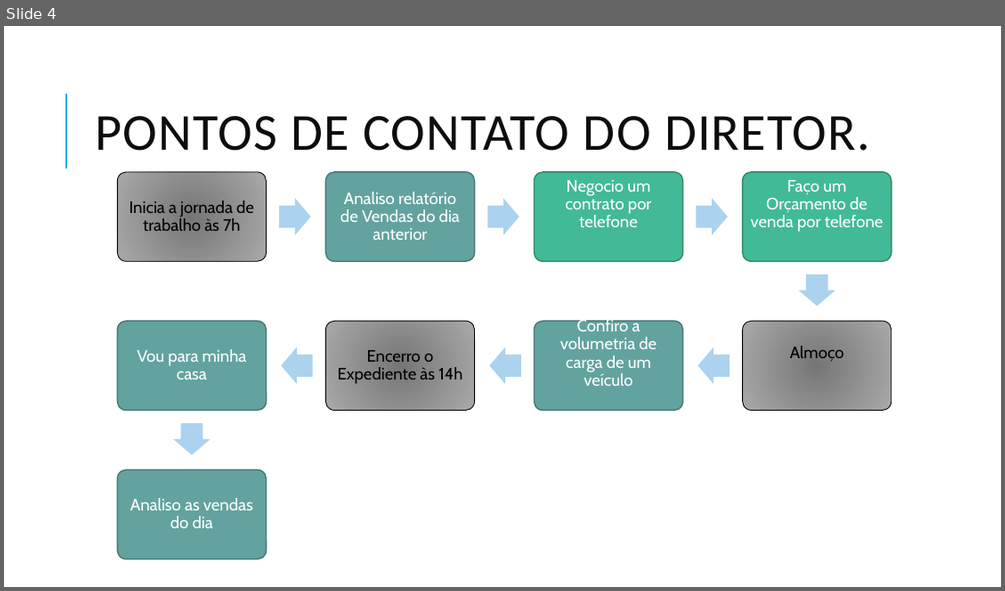
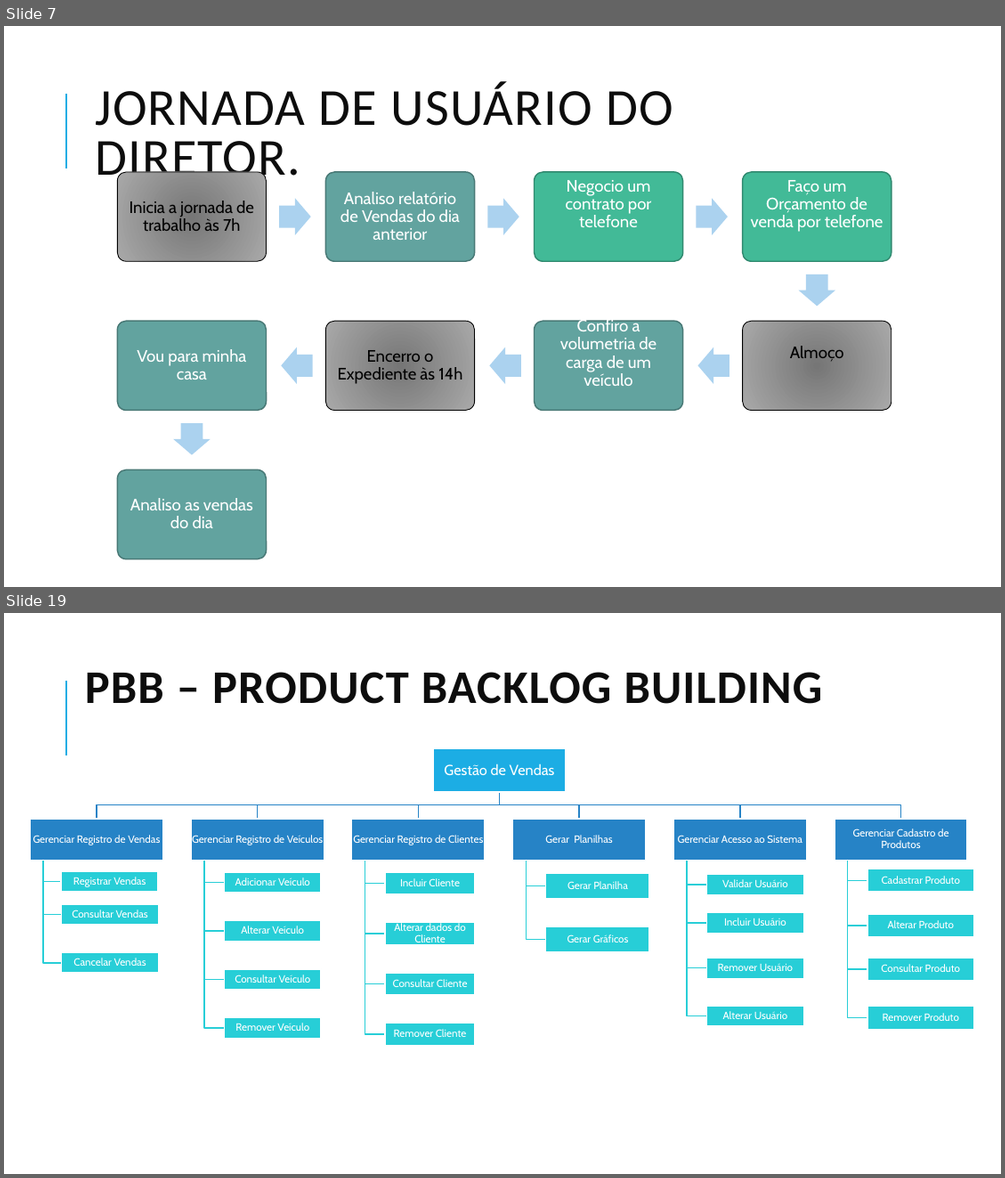
Before and after one commit to allancac/TCC_Desenvolvimento_Web_Full_Stack_2021, a slide deck: PBB – Product Baklog Building.pptx. Shown one above the other, each under a label of ours: slide 4 before the commit, slides 7 and 19 after it; the slides between them are not shown. The pictures are 1005x591 and 1005x1178 pixels, drawn with LibreOffice and Linux fonts; fonts in the diff are those of the drawing. Boxes give left, top, right and bottom in pixels: in the first picture for what was removed or moved away, otherwise in the second. Text is boxed around its words. In the diff, an @@ line names an element or a change of style, - is before the commit and + after.

```diff
--- a/PBB – Product Baklog Building.pptx
+++ b/PBB – Product Baklog Building.pptx
@@ slide 19 added at <box>4,613,1001,1174</box>, background #FFFFFF; not listed: 1 template element that a slide beside it also shows @@
@@ title added at <box>85,672,823,704</box>, 45 pt, text #0D0D0D, bold @@
+PBB – PRODUCT BACKLOG BUILDING
@@ group added at <box>30,749,974,1046</box>: 28 rectangles, 28 texts, 27 freeform shapes @@
+Gestão de Vendas
+Gerenciar Registro de Vendas
+Registrar Vendas
+Consultar Vendas
+Cancelar Vendas
+Gerenciar Registro de Veículos
+Adicionar Veículo
+Alterar Veículo
+Consultar Veículo
+Remover Veículo
+Gerenciar Registro de Clientes
+Incluir Cliente
+Alterar dados do Cliente
+Consultar Cliente
+Remover Cliente
+Gerar Planilhas
+Gerar Planilha
+Gerar Gráficos
+Gerenciar Acesso ao Sistema
+Validar Usuário
+Incluir Usuário
+Remover Usuário
+Alterar Usuário
+Gerenciar Cadastro de Produtos
+Cadastrar Produto
+Alterar Produto
+Consultar Produto
+Remover Produto
@@ what was slide 4 is now slide 7 @@
@@ slide 7 changed as well @@
@@ title at <box>95,82,673,187</box>: text changed @@
-PONTOS DE CONTATO DO DIRETOR.
+JORNADA DE USUÁRIO DO DIRETOR.
```
Also in this commit, not shown: 7 other slides changed, 11 other slides added, 5 slides removed, 5 other files.
